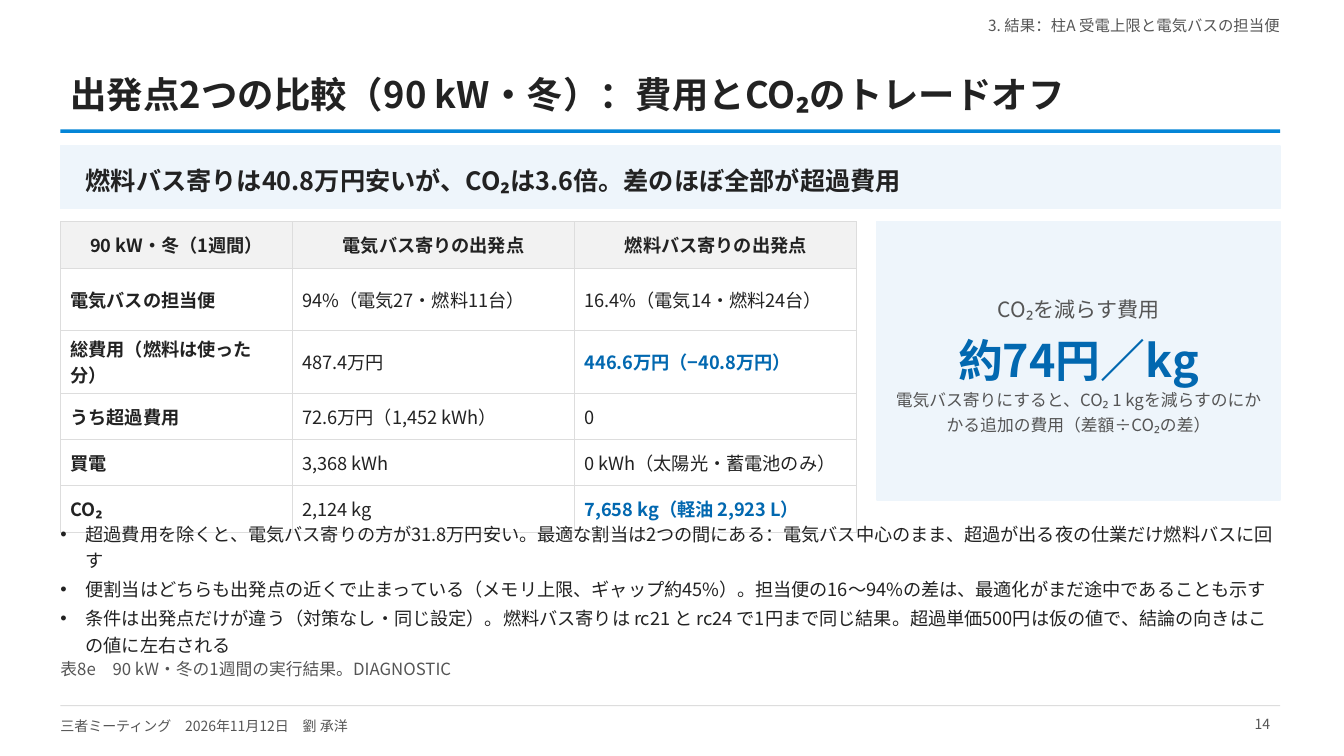
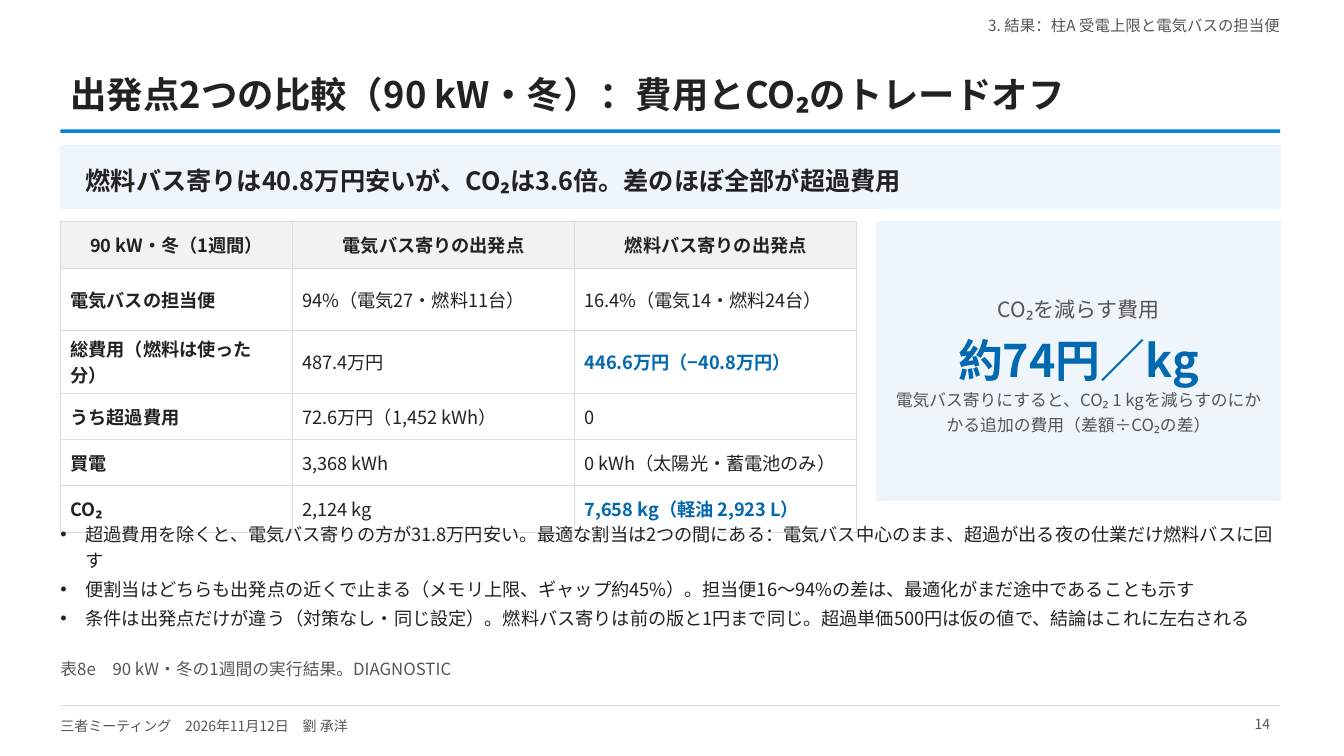
Before and after one commit to CYLIU2003/master-course, a slide deck: slide 14 of outcome/2026-11-12_three_party/three_party_20261112.pptx. Drawn at 1344x756 pixels with LibreOffice and Linux fonts; fonts in the diff are those of the drawing. Boxes give left, top, right and bottom in pixels: in the first picture for what was removed or moved away, otherwise in the second. Text is boxed around its words. In the diff, an @@ line names an element or a change of style, - is before the commit and + after.

```diff
--- a/outcome/2026-11-12_three_party/three_party_20261112.pptx
+++ b/outcome/2026-11-12_three_party/three_party_20261112.pptx
@@ text at [86, 580, 1251, 627]: text changed @@
-• 便割当はどちらも出発点の近くで止まっている（メモリ上限、ギャップ約45%）。担当便の16〜94%の差は、最適化がまだ途中であることも示す
-• 条件は出発点だけが違う（対策なし・同じ設定）。燃料バス寄りは rc21 と rc24 で1円まで同じ結果。超過単価500円は仮の値で、結論の向きはこの値に左右される
+• 便割当はどちらも出発点の近くで止まる（メモリ上限、ギャップ約45%）。担当便16〜94%の差は、最適化がまだ途中であることも示す
+• 条件は出発点だけが違う（対策なし・同じ設定）。燃料バス寄りは前の版と1円まで同じ。超過単価500円は仮の値で、結論はこれに左右される
```
Also in this commit, not shown: 1 other slide changed, 3 other files.
